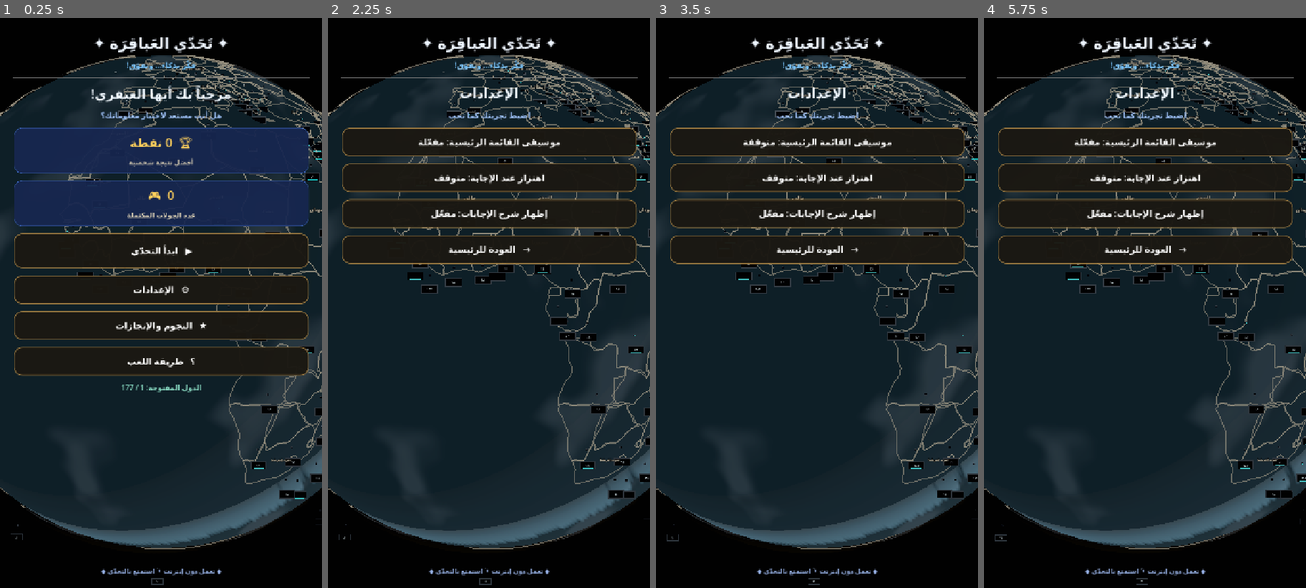
Above: before the commit, frames 1-4 (left to right).
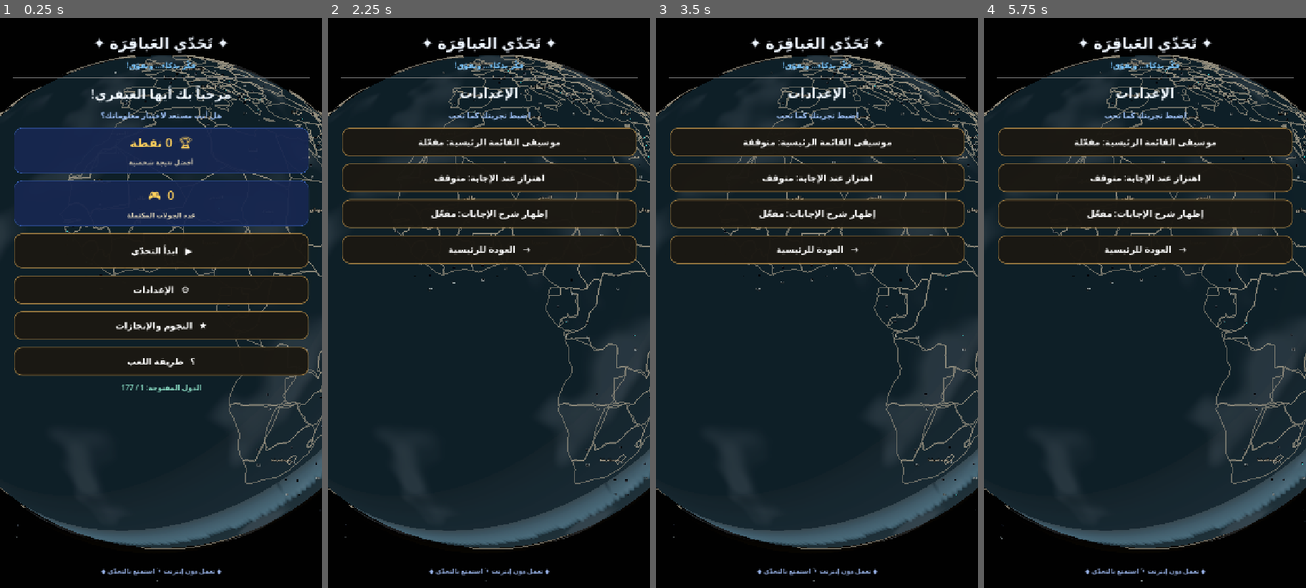
Above: after the commit, the same moments.

Repository: mahdialloui01-art/challenge-
Game: Godot game, scene res://scenes/main.tscn
Two runs of this game, one before a commit and one after it. Both use one fixed random seed, a clock stepped at 60 frames per second and the inputs below.
Inputs:
- Up to frame 1 (0.25 s): no input
- Up to frame 2 (2.25 s): click "▶ ابدأ التحدّي" at 0.5 s; click "⌂ الرئيسية" at 1.25 s; click "⚙ الإعدادات" at 2 s
- Up to frame 3 (3.5 s): click "موسيقى القائمة الرئيسية: مفعّ…" at 2.75 s
- Up to frame 4 (5.75 s): click "موسيقى القائمة الرئيسية: متوق…" at 3.5 s; click "اهتزاز عند الإجابة: متوقف" at 4.25 s; click "اهتزاز عند الإجابة: مفعّل" at 5 s

The runs differ from the first frame. In frame 1, 1.3% of the frame differs, in the area x 3-100%, y 9-100%; in frame 2, 2.1%; in frame 3, 2.2%; in frame 4, 2.2%.

Commit message:
Shrink sequence number plaque and digits by 90%

Diff:
--- a/scripts/globe_smoke_test.gd
+++ b/scripts/globe_smoke_test.gd
@@ -120,11 +120,11 @@
             push_error("Lock body is not a neutral metallic gray")
             quit(1)
             return
-        if number_frame == null or number_plate == null or number_accent == null:
+        if number_frame == null or number_plate == null or number_accent == null or number_frame.scale.x > 0.101 or number_plate.scale.x > 0.101 or number_accent.scale.x > 0.101:
             push_error("Futuristic sequence number badge is missing its frame, plate, or cyan accent")
             quit(1)
             return
-        if order == null or order.text != "%02d" % (route_index + 1) or order.scale.x > 1.01 or order.font_size > 24 or order.pixel_size > 0.002:
+        if order == null or order.text != "%02d" % (route_index + 1) or order.scale.x > 0.101 or order.font_size > 24 or order.pixel_size > 0.002:
             push_error("Country lock sequence number is incorrect")
             quit(1)
             return
--- a/scripts/world_globe.gd
+++ b/scripts/world_globe.gd
@@ -487,6 +487,7 @@
         frame_mesh.size = Vector3(0.1395, 0.0738, 0.009)
         number_frame.mesh = frame_mesh
         number_frame.position = Vector3(0.0, -0.1188, 0.052)
+        number_frame.scale = Vector3.ONE * 0.1
         number_frame.material_override = titanium
         lock_root.add_child(number_frame)
 
@@ -495,7 +496,8 @@
         var plate_mesh := BoxMesh.new()
         plate_mesh.size = Vector3(0.1251, 0.0585, 0.0072)
         number_plate.mesh = plate_mesh
-        number_plate.position = Vector3(0.0, -0.1188, 0.060)
+        number_plate.position = Vector3(0.0, -0.1188, 0.0528)
+        number_plate.scale = Vector3.ONE * 0.1
         var plate_material := StandardMaterial3D.new()
         plate_material.albedo_color = Color(0.008, 0.025, 0.042, 1.0)
         plate_material.metallic = 0.72
@@ -511,7 +513,8 @@
         var accent_mesh := BoxMesh.new()
         accent_mesh.size = Vector3(0.090, 0.0027, 0.0027)
         number_accent.mesh = accent_mesh
-        number_accent.position = Vector3(0.0, -0.1467, 0.066)
+        number_accent.position = Vector3(0.0, -0.12159, 0.0534)
+        number_accent.scale = Vector3.ONE * 0.1
         number_accent.material_override = cyan
         lock_root.add_child(number_accent)
 
@@ -526,7 +529,8 @@
         order_label.modulate = Color(0.92, 0.99, 1.0, 1.0)
         order_label.outline_size = 3
         order_label.outline_modulate = Color(0.004, 0.018, 0.03, 1.0)
-        order_label.position = Vector3(0.0, -0.1188, 0.068)
+        order_label.position = Vector3(0.0, -0.1188, 0.0536)
+        order_label.scale = Vector3.ONE * 0.1
         # Keep the sequence number proportional to its compact metal plaque.
         order_label.scale = Vector3.ONE
         order_label.horizontal_alignment = HORIZONTAL_ALIGNMENT_CENTER
